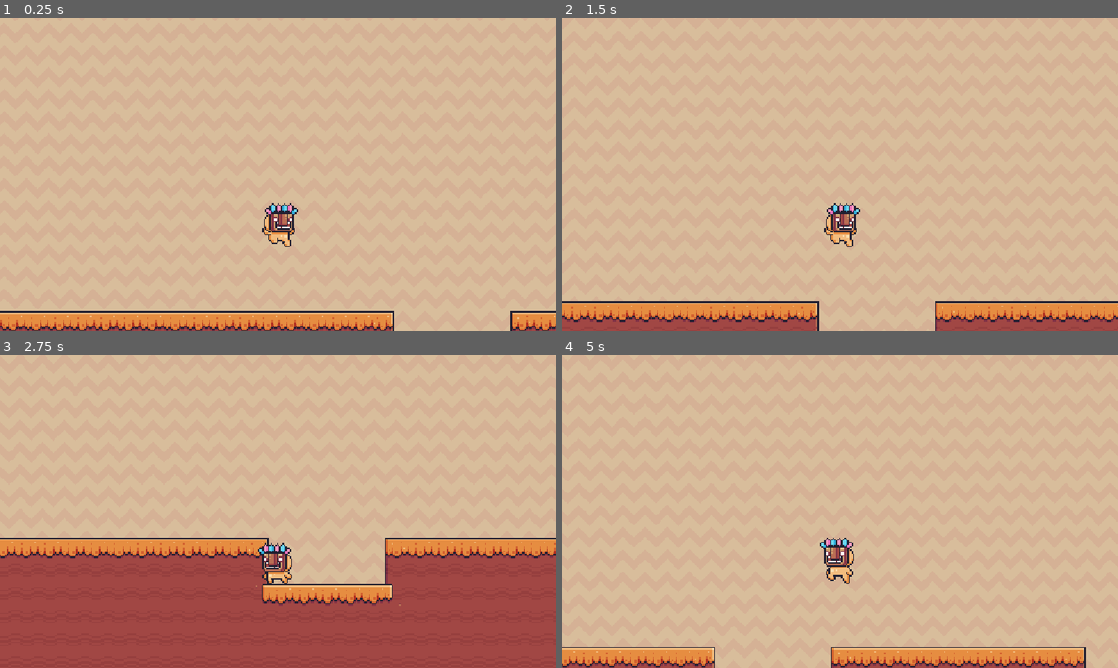
Above: before the commit, frames 1-4 (two rows, left to right).
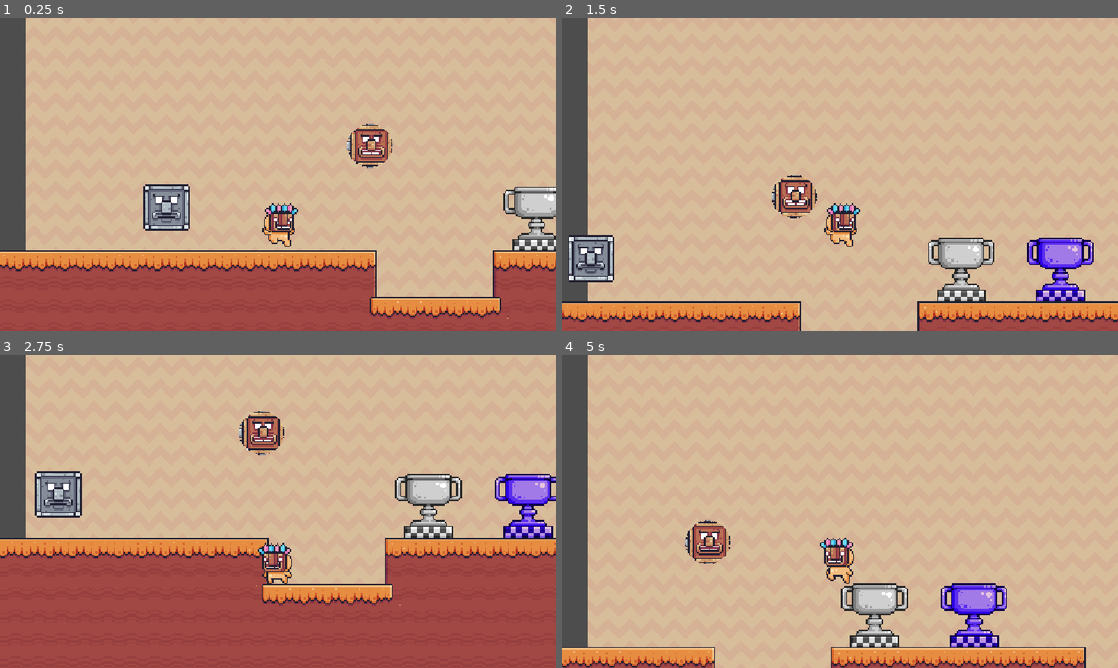
Above: after the commit, the same moments.

Repository: Makusu-dev/godot_common_shader_techniques
Game: Godot game, scene res://scenes/common_techniques.tscn
Same seed, same stepped clock (60 frames per second), same inputs: the game is played once before the commit and once after it. The engine's default icon, where the game draws it, is replaced by a stand-in: a white triangle on a blue panel in a dark square.
Inputs:
- Up to frame 1 (0.25 s): no input
- Up to frame 2 (1.5 s): hold D (move_right) from 0.53 s (still down); tap Space (jump) at 0.77 s
- Up to frame 3 (2.75 s): tap Space (jump) at 1.52 s; release D (move_right) at 2.03 s; hold A (move_left) from 2.03 s (still down)
- Up to frame 4 (5 s): release A (move_left) at 2.78 s; hold D (move_right) 2.78-4.28 s; tap Space (jump) at 3.02, 3.77, 4.52 s; hold A (move_left) from 4.28 s (still down)

The runs differ from the first frame. In frame 1, 29% of the frame differs, in the area x 0-100%, y 0-100%; in frame 2, 11%; in frame 3, 8.0%; in frame 4, 8.4%.

Commit message:
stopped just before texture scrolling

Diff:
--- a/scenes/common_techniques.tscn
+++ b/scenes/common_techniques.tscn
@@ -6,6 +6,16 @@
 [ext_resource type="Texture2D" uid="uid://c4m2ljq1ynnik" path="res://assets/background/Brown.png" id="4_fxdch"]
 [ext_resource type="Shader" uid="uid://x3pjauwtonj6" path="res://shaders/scrolling_bg.gdshader" id="4_xth1f"]
 [ext_resource type="Script" uid="uid://0ellrhm0sid3" path="res://scenes/scrolling_background.gd" id="6_mfsxn"]
+[ext_resource type="Shader" uid="uid://bw1qqqv0jspx1" path="res://shaders/grayscale.gdshader" id="7_jqsh0"]
+[ext_resource type="Texture2D" uid="uid://b4cgytxlrs4ak" path="res://assets/other/End.png" id="8_pqqsy"]
+[ext_resource type="Shader" uid="uid://b5sr1vyupecph" path="res://shaders/gradient.gdshader" id="9_pqqsy"]
+[ext_resource type="Shader" uid="uid://bb8o12uopi1cm" path="res://shaders/screenReading.gdshader" id="10_luoof"]
+[ext_resource type="Texture2D" uid="uid://w67qu37jpvs2" path="res://icon.svg" id="11_ux0nb"]
+[ext_resource type="Shader" uid="uid://g6ybmhxstsg5" path="res://shaders/dissolve.gdshader" id="12_v7i2p"]
+[ext_resource type="Texture2D" uid="uid://jgyxm4826yuh" path="res://assets/other/Rock Head.png" id="13_ir1eb"]
+[ext_resource type="Shader" uid="uid://dmtx5m4qmmu4i" path="res://shaders/masking.gdshader" id="14_ow30b"]
+[ext_resource type="Texture2D" uid="uid://dainnj6xhhjob" path="res://assets/masks/circular.jpg" id="15_ir1eb"]
+[ext_resource type="Texture2D" uid="uid://daw35yrqwa2a5" path="res://assets/other/Spike Head.png" id="15_mb2c8"]
 
 [sub_resource type="TileSetAtlasSource" id="TileSetAtlasSource_sehxt"]
 texture = ExtResource("2_4ntks")
@@ -171,7 +181,76 @@
 shader = ExtResource("4_xth1f")
 shader_parameter/tiling = Vector2(30, 30)
 shader_parameter/offset = Vector2(1, 1)
-shader_parameter/speed = 10.0
+shader_parameter/speed = 0.35
+
+[sub_resource type="ShaderMaterial" id="ShaderMaterial_ty7i1"]
+shader = ExtResource("7_jqsh0")
+
+[sub_resource type="Gradient" id="Gradient_pqqsy"]
+offsets = PackedFloat32Array(0, 0.5147059, 1)
+colors = PackedColorArray(0, 0, 0, 1, 0.19557133, 0, 0.9704097, 1, 0.9043962, 0.7689886, 0.8699514, 1)
+
+[sub_resource type="GradientTexture2D" id="GradientTexture2D_ty7i1"]
+gradient = SubResource("Gradient_pqqsy")
+
+[sub_resource type="ShaderMaterial" id="ShaderMaterial_luoof"]
+shader = ExtResource("9_pqqsy")
+shader_parameter/gradient_texture = SubResource("GradientTexture2D_ty7i1")
+
+[sub_resource type="ShaderMaterial" id="ShaderMaterial_hyy88"]
+shader = ExtResource("10_luoof")
+
+[sub_resource type="FastNoiseLite" id="FastNoiseLite_70r4n"]
+frequency = 0.0205
+
+[sub_resource type="NoiseTexture2D" id="NoiseTexture2D_t7i51"]
+noise = SubResource("FastNoiseLite_70r4n")
+
+[sub_resource type="ShaderMaterial" id="ShaderMaterial_j46kf"]
+shader = ExtResource("12_v7i2p")
+shader_parameter/noise_tex = SubResource("NoiseTexture2D_t7i51")
+shader_parameter/dissolve_pct = 0.0
+
+[sub_resource type="Animation" id="Animation_jfc1v"]
+resource_name = "dissolve"
+length = 2.0
+tracks/0/type = "value"
+tracks/0/imported = false
+tracks/0/enabled = true
+tracks/0/path = NodePath("dissolve:material:shader_parameter/dissolve_pct")
+tracks/0/interp = 1
+tracks/0/loop_wrap = true
+tracks/0/keys = {
+"times": PackedFloat32Array(0, 1.9666667),
+"transitions": PackedFloat32Array(1, 1),
+"update": 0,
+"values": [0.0, 1.0]
+}
+
+[sub_resource type="Animation" id="Animation_bnuv4"]
+length = 0.001
+tracks/0/type = "value"
+tracks/0/imported = false
+tracks/0/enabled = true
+tracks/0/path = NodePath("dissolve:material:shader_parameter/dissolve_pct")
+tracks/0/interp = 1
+tracks/0/loop_wrap = true
+tracks/0/keys = {
+"times": PackedFloat32Array(0),
+"transitions": PackedFloat32Array(1),
+"update": 0,
+"values": [0.0]
+}
+
+[sub_resource type="AnimationLibrary" id="AnimationLibrary_fbwup"]
+_data = {
+&"RESET": SubResource("Animation_bnuv4"),
+&"dissolve": SubResource("Animation_jfc1v")
+}
+
+[sub_resource type="ShaderMaterial" id="ShaderMaterial_uc6rg"]
+shader = ExtResource("14_ow30b")
+shader_parameter/masked_texture = ExtResource("15_ir1eb")
 
 [node name="CommonTechniques" type="Node2D"]
 script = ExtResource("1_0ugy3")
@@ -183,7 +262,7 @@
 layer_0/tile_data = PackedInt32Array(655361, 458752, 4, 655362, 458752, 4, 655363, 458752, 4, 655364, 458752, 4, 655365 …(5894 unchanged characters)…
 
 [node name="Player" parent="." instance=ExtResource("2_ttseq")]
-position = Vector2(575, 314)
+position = Vector2(611, 440)
 
 [node name="CanvasLayer" type="CanvasLayer" parent="."]
 layer = -100
@@ -191,8 +270,44 @@
 [node name="ScrollingBackground" type="Sprite2D" parent="CanvasLayer"]
 texture_repeat = 2
 material = SubResource("ShaderMaterial_mfsxn")
-position = Vector2(680, 518)
+position = Vector2(741, 478)
 scale = Vector2(21.5, 21.5)
 texture = ExtResource("4_fxdch")
 script = ExtResource("6_mfsxn")
 scrolling_speed = 0.515
+
+[node name="grayscale" type="Sprite2D" parent="."]
+material = SubResource("ShaderMaterial_ty7i1")
+position = Vector2(1147, 384)
+scale = Vector2(3, 3)
+texture = ExtResource("8_pqqsy")
+
+[node name="gradient" type="Sprite2D" parent="."]
+material = SubResource("ShaderMaterial_luoof")
+position = Vector2(1353, 384)
+scale = Vector2(3, 3)
+texture = ExtResource("8_pqqsy")
+
+[node name="screenReading" type="Sprite2D" parent="."]
+visible = false
+z_index = 119
+material = SubResource("ShaderMaterial_hyy88")
+position = Vector2(424, 127)
+texture = ExtResource("11_ux0nb")
+
+[node name="dissolve" type="Sprite2D" parent="."]
+material = SubResource("ShaderMaterial_j46kf")
+position = Vector2(380, 391.00003)
+scale = Vector2(3, 3)
+texture = ExtResource("13_ir1eb")
+
+[node name="AnimationPlayer" type="AnimationPlayer" parent="."]
+libraries = {
+&"": SubResource("AnimationLibrary_fbwup")
+}
+
+[node name="masking" type="Sprite2D" parent="."]
+material = SubResource("ShaderMaterial_uc6rg")
+position = Vector2(803, 262)
+scale = Vector2(3, 3)
+texture = ExtResource("15_mb2c8")
--- /dev/null
+++ b/shaders/dissolve.gdshader
@@ -0,0 +1,21 @@
+shader_type canvas_item;
+
+uniform sampler2D noise_tex;
+uniform float dissolve_pct: hint_range(0.0, 1.0, 0.1) = 0.0f;
+
+
+void fragment() {
+	vec4 original_color = texture(TEXTURE,UV);
+	vec4 final_color=original_color;
+	vec4 noise = texture(noise_tex,UV);
+
+	if(dissolve_pct>=noise.r){
+		final_color.a=0.0;
+	}
+	COLOR = final_color;// Called for every pixel the material is visible on.
+}
+
+//void light() {
+//	// Called for every pixel for every light affecting the CanvasItem.
+//	// Uncomment to replace the default light processing function with this one.
+//}
--- /dev/null
+++ b/shaders/gradient.gdshader
@@ -0,0 +1,26 @@
+shader_type canvas_item;
+
+uniform sampler2D gradient_texture;
+
+void fragment() {
+	//vec4(0.0,0.0,0.0,1.0)
+	//vec4(1.0,1.0,1.0,1.0)
+
+	vec4 original_color=texture(TEXTURE,UV);
+
+	float gray_tint=(original_color.r+original_color.g+original_color.b)/3.0;
+
+	vec2 gray_uv = vec2(gray_tint);
+
+	vec4 gradient_color=texture(gradient_texture,gray_uv);
+
+	COLOR=vec4(gradient_color.rgb,original_color.a);
+
+
+
+}
+
+//void light() {
+//	// Called for every pixel for every light affecting the CanvasItem.
+//	// Uncomment to replace the default light processing function with this one.
+//}
--- /dev/null
+++ b/shaders/grayscale.gdshader
@@ -0,0 +1,26 @@
+shader_type canvas_item;
+
+void vertex() {
+	// Called for every vertex the material is visible on.
+}
+
+void fragment() {
+	//vec4(0.0,0.0,0.0,1.0)
+	//vec4(1.0,1.0,1.0,1.0)
+
+	vec4 original_color=texture(TEXTURE,UV);
+
+	float gray_tint=(original_color.r+original_color.g+original_color.b)/3.0;
+
+	COLOR=vec4(gray_tint,gray_tint,gray_tint,1.0);
+
+	COLOR.a *= original_color.a;
+
+
+
+}
+
+//void light() {
+//	// Called for every pixel for every light affecting the CanvasItem.
+//	// Uncomment to replace the default light processing function with this one.
+//}
--- /dev/null
+++ b/shaders/masking.gdshader
@@ -0,0 +1,19 @@
+shader_type canvas_item;
+
+uniform sampler2D masked_texture;
+
+
+void fragment() {
+	vec4 masked_texture_color=texture(masked_texture,UV);
+	vec4 original_color=texture(TEXTURE,UV);
+	COLOR = original_color;
+
+	if(masked_texture_color.r<1.0){
+		COLOR.a=0.0;
+	}
+}
+
+//void light() {
+//	// Called for every pixel for every light affecting the CanvasItem.
+//	// Uncomment to replace the default light processing function with this one.
+//}
--- /dev/null
+++ b/shaders/screenReading.gdshader
@@ -0,0 +1,15 @@
+shader_type canvas_item;
+
+uniform sampler2D screen_texture: hint_screen_texture, filter_nearest;
+
+void fragment() {
+	vec4 screen_color = texture(screen_texture,SCREEN_UV);// Called for every pixel the material is visible on.
+	float grayscale = (screen_color.r+screen_color.g+screen_color.b)/3.0;
+	vec4 grayscale_texture = vec4(grayscale,grayscale,grayscale,screen_color.a);
+	COLOR = grayscale_texture;
+}
+
+//void light() {
+//	// Called for every pixel for every light affecting the CanvasItem.
+//	// Uncomment to replace the default light processing function with this one.
+//}
Not shown, changed: assets/background/Blue.png.import
Not shown, changed: assets/background/Brown.png.import
Not shown, changed: assets/background/Green.png.import
Not shown, changed: assets/background/Pink.png.import
Not shown, changed: assets/background/Purple.png.import
Not shown, changed: assets/background/Yellow.png.import
Not shown, changed: assets/character/mask_dude/Fall (32x32).png.import
Not shown, changed: assets/character/mask_dude/Idle (32x32).png.import
Not shown, changed: assets/character/mask_dude/Jump (32x32).png.import
Not shown, changed: assets/character/mask_dude/Run (32x32).png.import
Not shown, changed: assets/character/ninja_frog.png.import
Not shown, changed: assets/character/virtual_guy/Fall (32x32).png.import
(and 18 more such lines)
